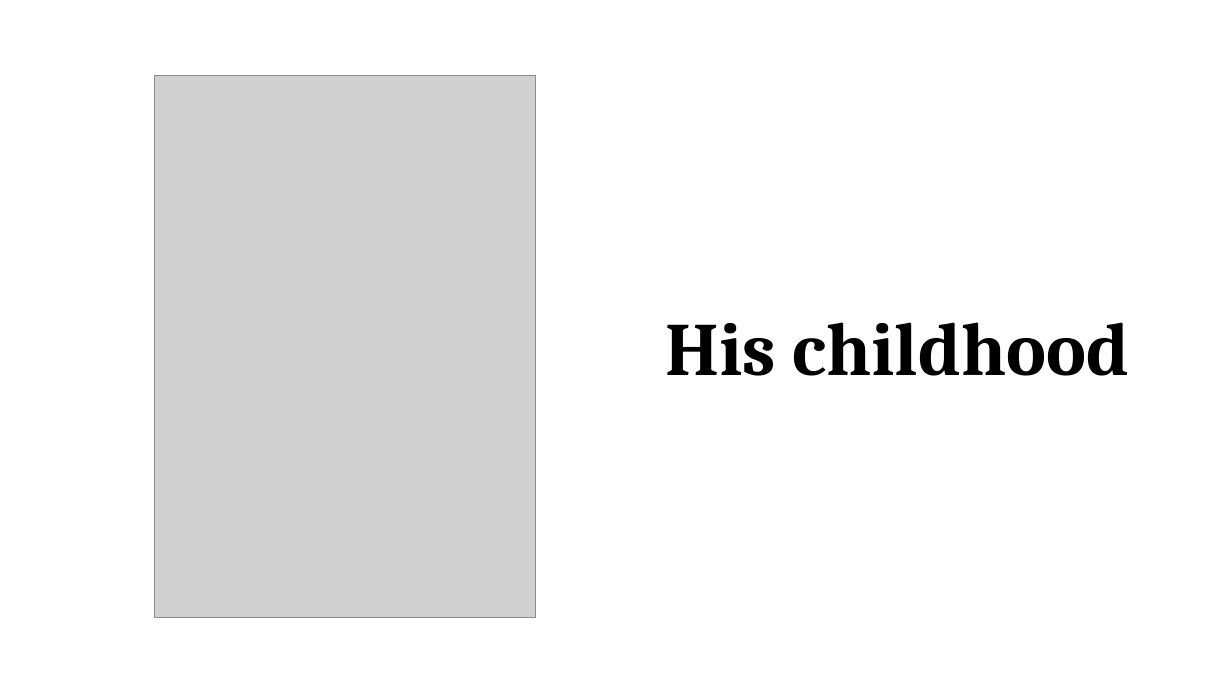
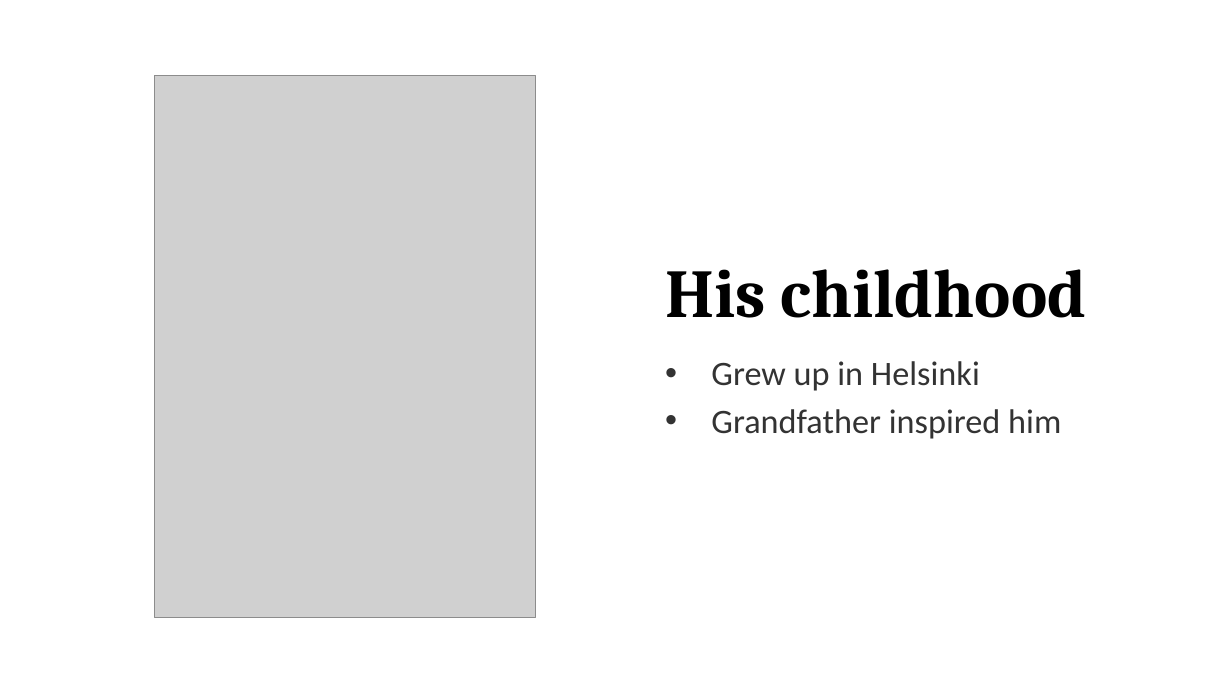
Before and after one commit to promilek2/Najs, a slide deck: slide 2 of Linus_Torvalds.pptx. Drawn at 1232x693 pixels with LibreOffice and Linux fonts; fonts in the diff are those of the drawing; grey boxes stand for pictures. Boxes give left, top, right and bottom in pixels: in the first picture for what was removed or moved away, otherwise in the second. Text is boxed around its words. In the diff, an @@ line names an element or a change of style, - is before the commit and + after.

```diff
--- a/Linus_Torvalds.pptx
+++ b/Linus_Torvalds.pptx
@@ text at [665, 269, 1087, 318]: size 44 to 40 pt in "His childhood"; more space between paragraphs @@
@@ text at [711, 361, 1061, 439]: paragraphs added @@
+• Grew up in Helsinki
+• Grandfather inspired him
```
Also in this commit, not shown: 5 other slides changed, 2 slides added, 2 slides removed, 2 other files.
